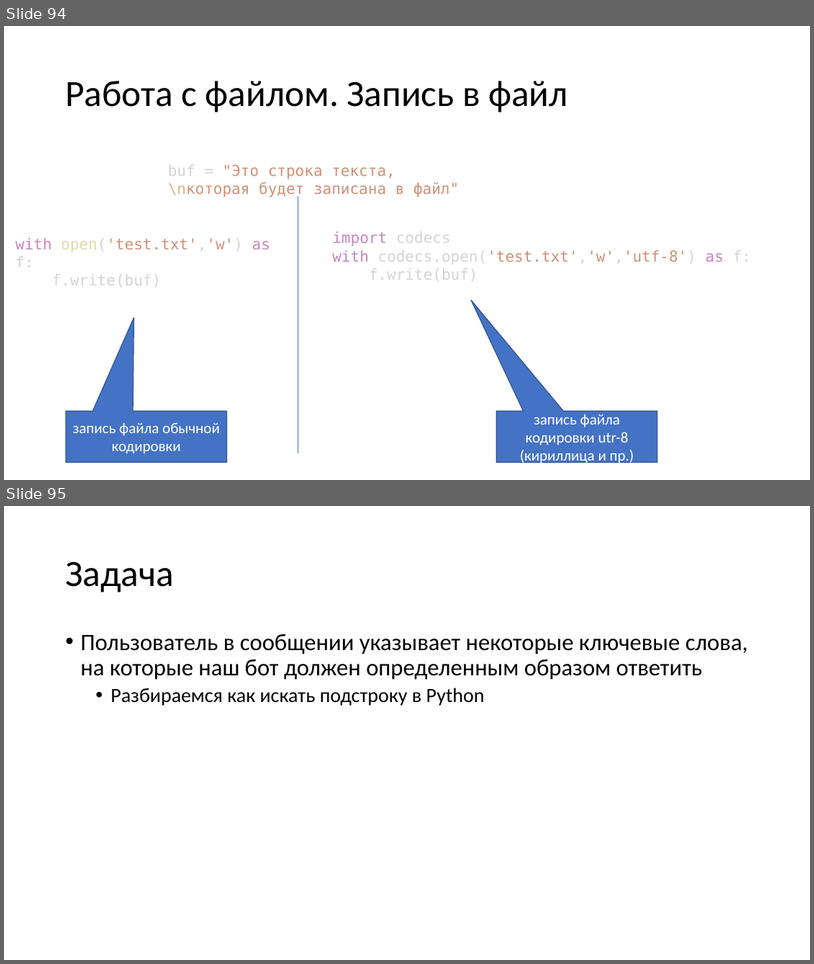
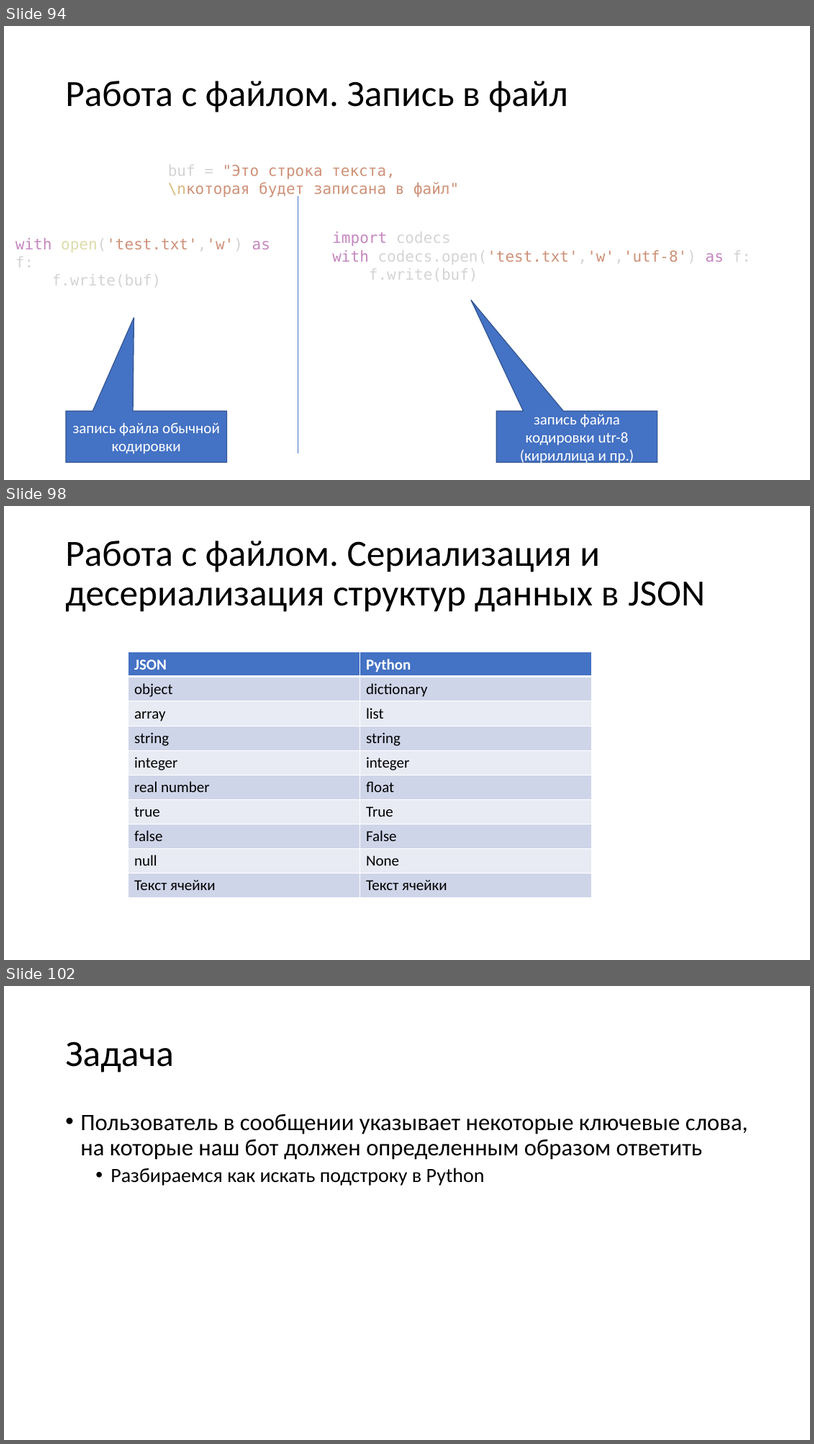
Before and after one commit to paveltsytovich/telegram-course, a slide deck: Presentation/Разработка ботов для телеграмм на Python.pptx. Shown one above the other, each under a label of ours: slides 94 and 95 before the commit, slides 94, 98 and 102 after it; the slides between them are not shown. The pictures are 814x964 and 814x1444 pixels, drawn with LibreOffice and Linux fonts; fonts in the diff are those of the drawing. Boxes give left, top, right and bottom in pixels: in the first picture for what was removed or moved away, otherwise in the second. Text is boxed around its words. In the diff, an @@ line names an element or a change of style, - is before the commit and + after.

Commit message:
сериализация и десериализация

```diff
--- a/Presentation/Разработка ботов для телеграмм на Python.pptx
+++ b/Presentation/Разработка ботов для телеграмм на Python.pptx
@@ slide 98 added at <box>4,506,810,960</box>, background #FFFFFF @@
@@ title added at <box>65,541,705,612</box>, 44 pt, text #000000 @@
+Работа с файлом. Сериализация и десериализация структур данных в JSON
@@ table added at <box>129,652,592,898</box>, 10 rows, 2 columns @@
+JSON | Python
+object | dictionary
+array | list
+string | string
+integer | integer
+real number | float
+true | True
+false | False
+null | None
+Текст ячейки | Текст ячейки
@@ what was slide 95 is now slide 102 @@
```
Also in this commit, not shown: 6 other slides added.
